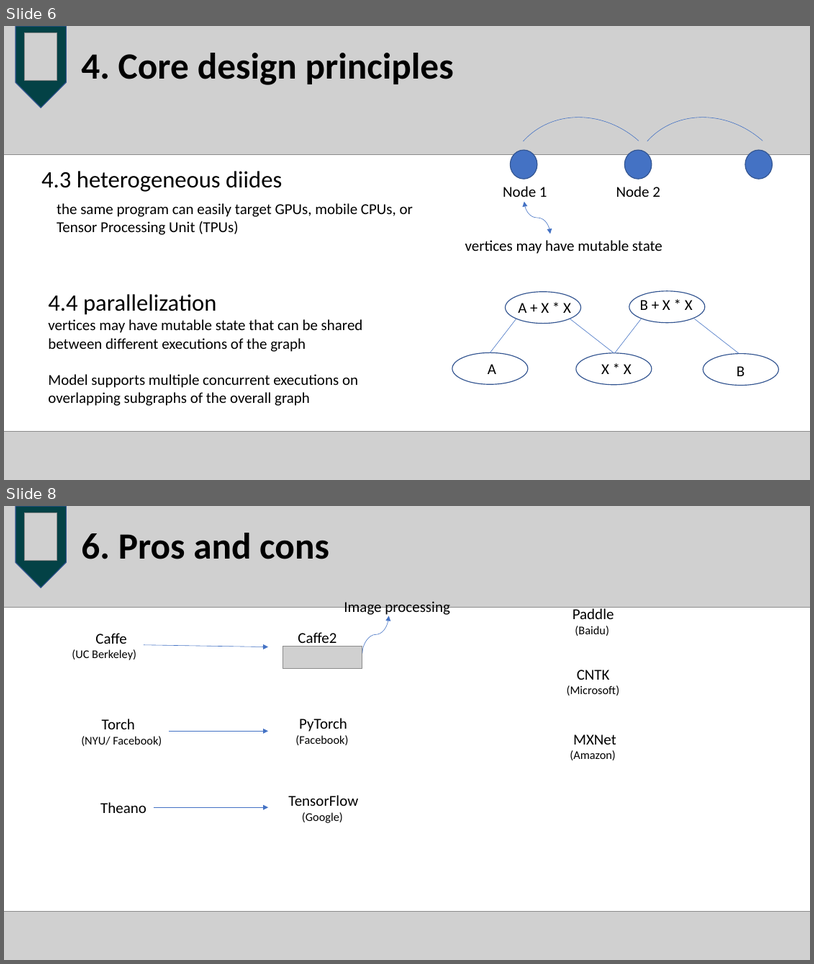
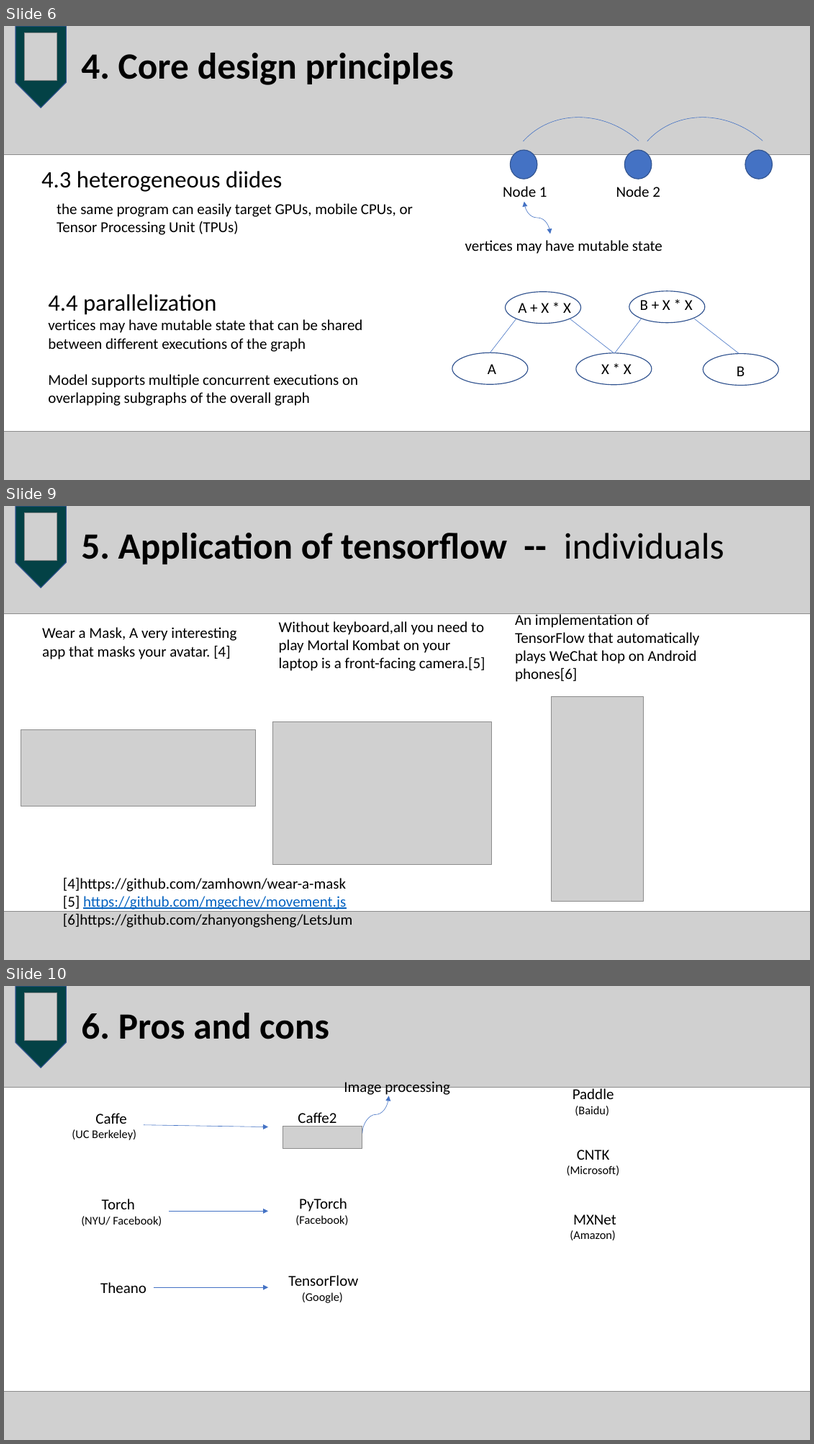
Before and after one commit to RuiqiZheng/OSproject, a slide deck: tfboys.pptx. Shown one above the other, each under a label of ours: slides 6 and 8 before the commit, slides 6, 9 and 10 after it; the slides between them are not shown. The pictures are 814x964 and 814x1444 pixels, drawn with LibreOffice and Linux fonts; fonts in the diff are those of the drawing; grey boxes stand for pictures. Boxes give left, top, right and bottom in pixels: in the first picture for what was removed or moved away, otherwise in the second. Text is boxed around its words. In the diff, an @@ line names an element or a change of style, - is before the commit and + after.

Commit message:
update slide

```diff
--- a/tfboys.pptx
+++ b/tfboys.pptx
@@ slide 9 added at (4,506,810,960), background #FFFFFF @@
@@ picture added at (4,506,810,614) @@
@@ pentagon arrow added at (16,506,66,588), fill #034246, outline #325491 1 pt @@
@@ picture added at (25,512,57,560) @@
@@ title added at (81,533,725,564), 44 pt, text #000000, bold @@
+5. Application of tensorflow -- individuals
@@ text added at (515,612,700,682), 18 pt, text #000000 @@
+An implementation of TensorFlow that automatically plays WeChat hop on Android phones[6]
@@ text added at (42,627,237,659), 18 pt, text #000000 @@
+Wear a Mask, A very interesting app that masks your avatar. [4]
@@ text added at (279,621,486,671), 18 pt, text #000000 @@
+Without keyboard,all you need to play Mortal Kombat on your laptop is a front-facing camera.[5]
@@ picture added at (551,697,643,901) @@
@@ picture added at (273,721,492,864) @@
@@ picture added at (21,729,256,806) @@
@@ text added at (63,877,352,927), 18 pt, text #000000 @@
+[4]https://github.com/zamhown/wear-a-mask
+[5] https://github.com/mgechev/movement.js
+[6]https://github.com/zhanyongsheng/LetsJum
@@ picture added at (4,911,810,960) @@
@@ what was slide 8 is now slide 10 @@
```
Also in this commit, not shown: 1 slide changed, 1 other slide added.
